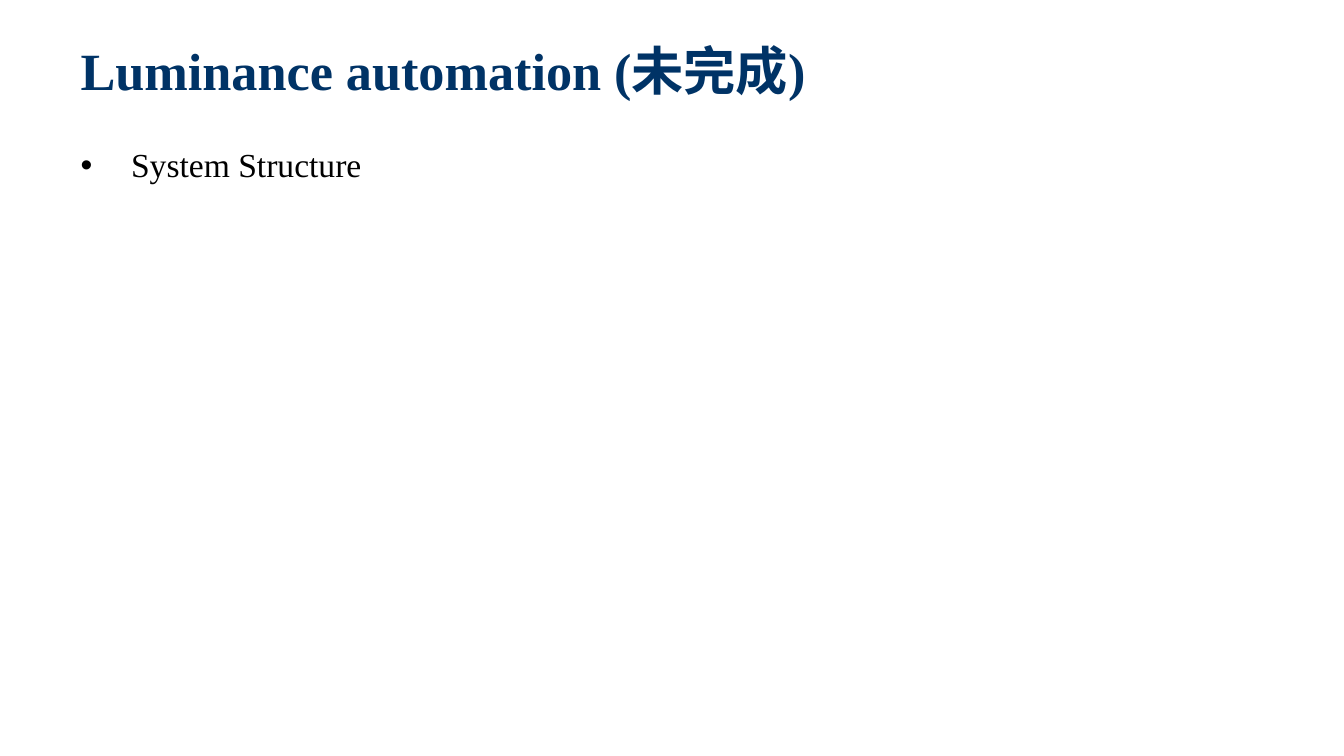
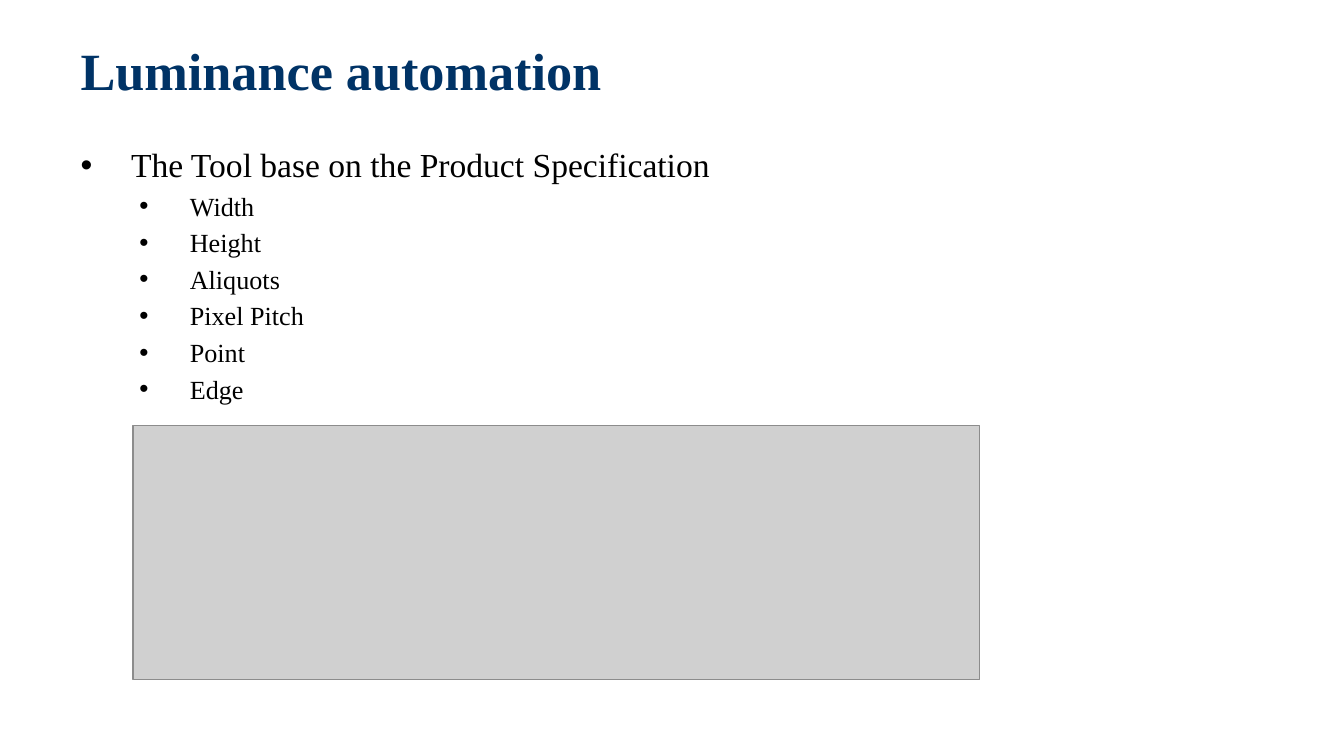
Before and after one commit to jackiejay888/automation, a slide deck: slide 21 of kpi/Test Automation_Demo.pptx. Drawn at 1344x756 pixels with LibreOffice and Linux fonts; fonts in the diff are those of the drawing; grey boxes stand for pictures; background and template pictures are left out. Boxes give left, top, right and bottom in pixels: in the first picture for what was removed or moved away, otherwise in the second. Text is boxed around its words. In the diff, an @@ line names an element or a change of style, - is before the commit and + after.

```diff
--- a/kpi/Test Automation_Demo.pptx
+++ b/kpi/Test Automation_Demo.pptx
@@ title at (81, 53, 601, 91): text changed @@
-Luminance automation (未完成)
+Luminance automation
@@ text at (131, 153, 710, 405): text changed; size 18 to 14 pt @@
-  • System Structure
+  • The Tool base on the Product Specification
+    • Width
+    • Height
+    • Aliquots
+    • Pixel Pitch
+    • Point
+    • Edge
@@ picture added at (133, 426, 980, 680) @@
```
Also in this commit, not shown: 4 other slides changed, 2 slides added, 1 slide removed, 1 other file.
